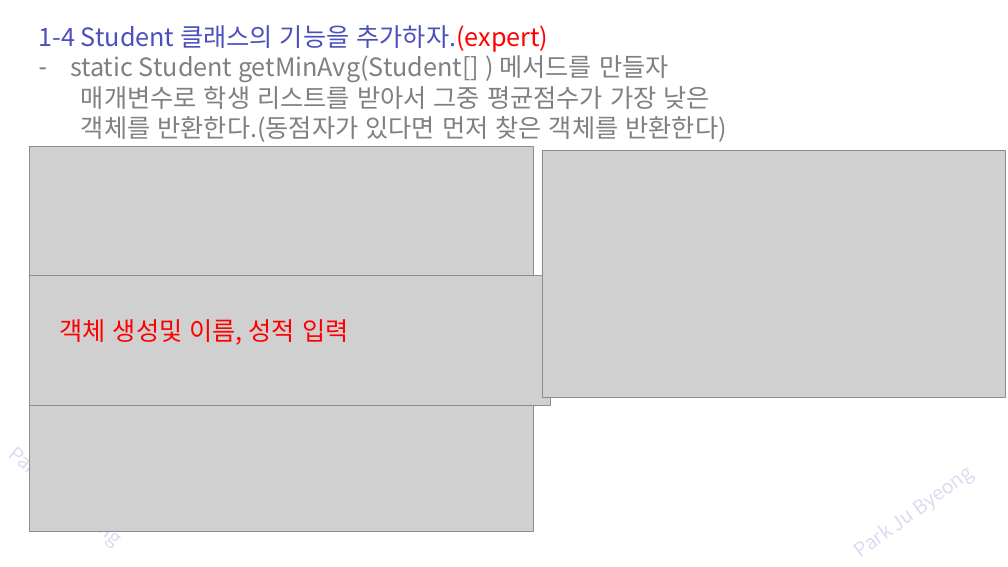
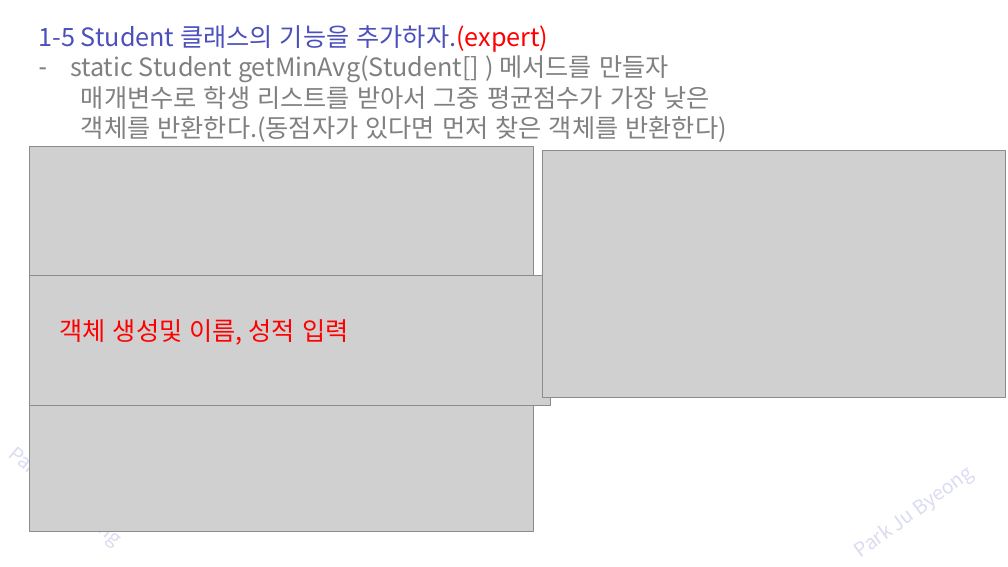
Before and after one commit to zest132/JavaLecture, a slide deck: slide 35 of JavaLecture/LectureFile/java 8강 생성자.pptx. Drawn at 1008x567 pixels with LibreOffice and Linux fonts; fonts in the diff are those of the drawing; grey boxes stand for pictures. Boxes give left, top, right and bottom in pixels: in the first picture for what was removed or moved away, otherwise in the second. Text is boxed around its words. In the diff, an @@ line names an element or a change of style, - is before the commit and + after.

```diff
--- a/JavaLecture/LectureFile/java 8강 생성자.pptx
+++ b/JavaLecture/LectureFile/java 8강 생성자.pptx
@@ text at (x1=39, y1=25, x2=549, y2=52): text changed @@
-1-4 Student 클래스의 기능을 추가하자.(expert)
+1-5 Student 클래스의 기능을 추가하자.(expert)
```
Also in this commit, not shown: 3 other slides changed, 4 slides added, 4 slides removed, 3 other files.
